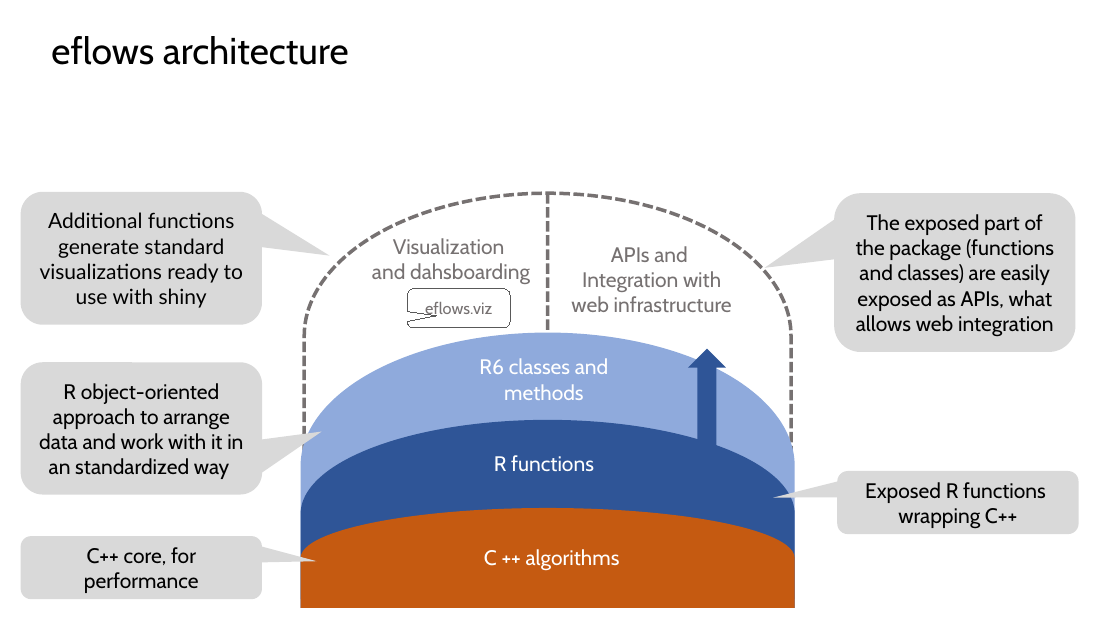
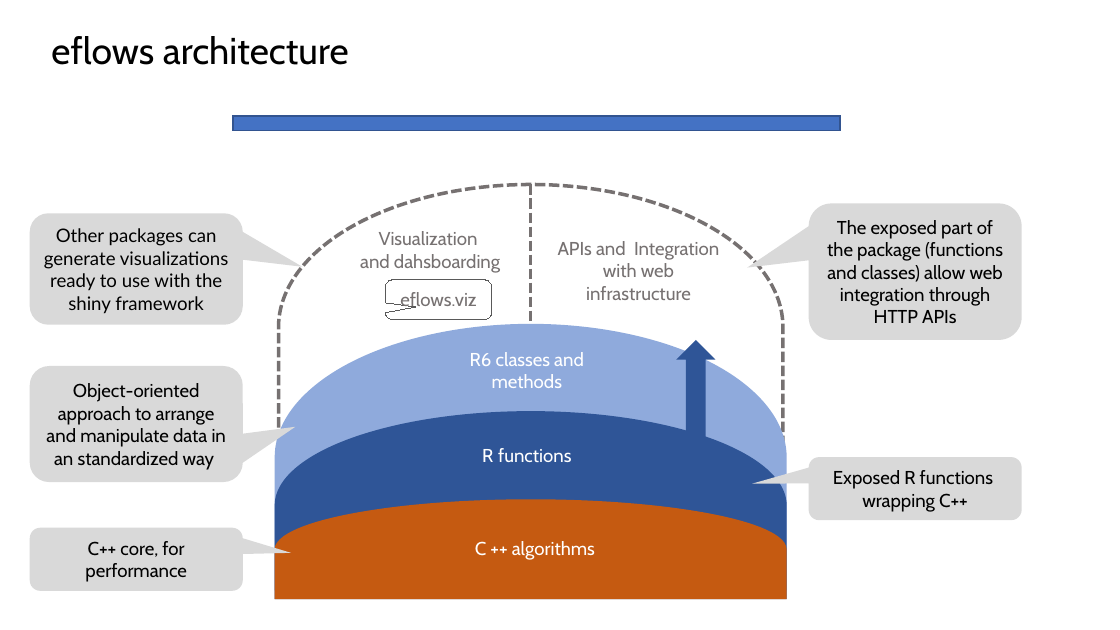
Before and after one commit to cvmartin/eflows.site, a slide deck: slide 6 of support/support_eflows.pptx (slide 3 before the commit). Drawn at 1120x630 pixels with LibreOffice and Linux fonts; fonts in the diff are those of the drawing. Boxes give left, top, right and bottom in pixels: in the first picture for what was removed or moved away, otherwise in the second. Text is boxed around its words. In the diff, an @@ line names an element or a change of style, - is before the commit and + after.

```diff
--- a/support/support_eflows.pptx
+++ b/support/support_eflows.pptx
@@ rectangle added at bbox=[233, 116, 840, 131], fill #4472C4, outline #325491 1 pt @@
@@ flow chart delay: place and size @@
-flow chart delay at bbox=[304, 194, 791, 478]
+flow chart delay at bbox=[279, 184, 783, 469]
@@ line moved from (548, 193) - (548, 333) to (531, 185) - (531, 323) @@
@@ rounded speech box "The exposed part of the ...": place and size @@
-rounded speech box "The exposed part of the ..." at bbox=[834, 193, 1075, 352]
+rounded speech box "The exposed part of the ..." at bbox=[809, 203, 1023, 340]
@@ rounded speech box "Other packages can generate visualizations ...": place and size @@
-rounded speech box "Other packages can generate visualizations ..." at bbox=[21, 192, 262, 324]
+rounded speech box "Other packages can generate visualizations ..." at bbox=[29, 213, 243, 325]
@@ text in rounded speech box at bbox=[44, 228, 229, 314]: text changed; size 18 to 16 pt @@
-Additional functions generate standard visualizations ready to use with shiny
+Other packages can generate visualizations ready to use with the shiny framework
@@ rounded speech box "Visualization": place and size @@
-rounded speech box "Visualization" at bbox=[350, 238, 547, 279]
+rounded speech box "Visualization" at bbox=[327, 229, 530, 271]
@@ rounded speech box "APIs and Integration with web ...": place and size @@
-rounded speech box "APIs and Integration with web ..." at bbox=[554, 241, 750, 318]
+rounded speech box "APIs and Integration with web ..." at bbox=[537, 232, 741, 308]
@@ text in rounded speech box at bbox=[827, 220, 1003, 323]: text changed; size 18 to 16 pt @@
-The exposed part of the package (functions and classes) are easily exposed as APIs, what allows web integration
+The exposed part of the package (functions and classes) allow web integration through HTTP APIs
@@ rounded speech box "eflows.viz": place and size @@
-rounded speech box "eflows.viz" at bbox=[408, 288, 511, 328]
+rounded speech box "eflows.viz" at bbox=[386, 280, 492, 319]
@@ rounded speech box "eflows.viz" at bbox=[386, 280, 492, 319]: size 14 to 16 pt @@
@@ flow chart delay: place and size @@
-flow chart delay at bbox=[300, 332, 794, 599]
+flow chart delay at bbox=[274, 324, 787, 590]
@@ rounded speech box "R6 classes and methods": place and size @@
-rounded speech box "R6 classes and methods" at bbox=[445, 359, 642, 400]
+rounded speech box "R6 classes and methods" at bbox=[425, 350, 629, 392]
@@ right arrow: place and size @@
-right arrow at bbox=[689, 348, 726, 457]
+right arrow at bbox=[676, 340, 715, 449]
@@ rounded speech box "Object-oriented approach to arrange and ...": place and size @@
-rounded speech box "Object-oriented approach to arrange and ..." at bbox=[21, 362, 262, 494]
+rounded speech box "Object-oriented approach to arrange and ..." at bbox=[29, 366, 243, 482]
@@ text in rounded speech box at bbox=[46, 383, 226, 470]: text changed; size 18 to 16 pt @@
-R object-oriented approach to arrange data and work with it in an standardized way
+Object-oriented approach to arrange and manipulate data in an standardized way
@@ flow chart delay: place and size @@
-flow chart delay at bbox=[301, 420, 795, 608]
+flow chart delay at bbox=[275, 412, 787, 600]
@@ rounded speech box "R functions": place and size @@
-rounded speech box "R functions" at bbox=[445, 443, 642, 484]
+rounded speech box "R functions" at bbox=[425, 434, 629, 475]
@@ size 18 to 16 pt in 7 elements at bbox=[537, 232, 741, 308], bbox=[425, 350, 629, 392], bbox=[425, 434, 629, 475], bbox=[433, 528, 637, 569], bbox=[327, 229, 530, 271], bbox=[29, 528, 243, 591], bbox=[809, 457, 1023, 520] @@
@@ rounded speech box "Exposed R functions wrapping C++": place and size @@
-rounded speech box "Exposed R functions wrapping C++" at bbox=[838, 471, 1079, 534]
+rounded speech box "Exposed R functions wrapping C++" at bbox=[809, 457, 1023, 520]
@@ flow chart delay: place and size @@
-flow chart delay at bbox=[300, 508, 794, 608]
+flow chart delay at bbox=[274, 500, 787, 599]
@@ rounded speech box "C++ core, for performance": place and size @@
-rounded speech box "C++ core, for performance" at bbox=[21, 536, 262, 599]
+rounded speech box "C++ core, for performance" at bbox=[29, 528, 243, 591]
@@ rounded speech box "C ++ algorithms": place and size @@
-rounded speech box "C ++ algorithms" at bbox=[454, 537, 650, 578]
+rounded speech box "C ++ algorithms" at bbox=[433, 528, 637, 569]
```
Also in this commit, not shown: 6 other slides changed, 3 slides added, 6 slides removed, 14 other files.
